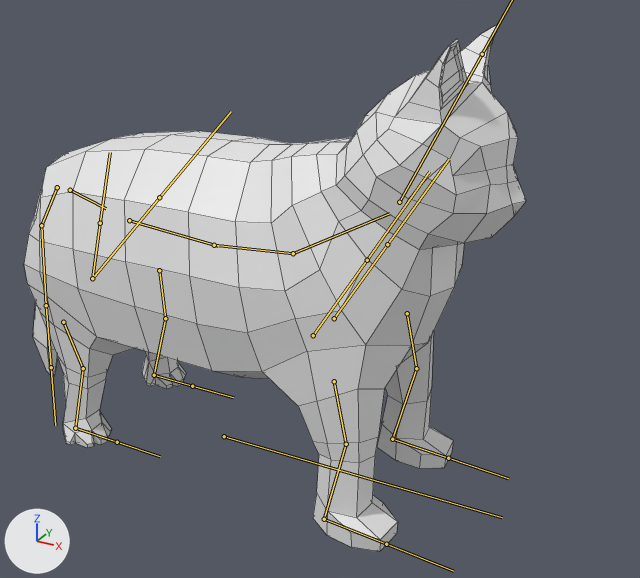
Two versions of the FBX model Assets/Models/Millie.fbx, one commit apart.
One viewpoint serves both versions: a camera (50 mm lens) standing at (1.87, -3.16, 2.53) and looking at (-0.06, 0.34, 0.77). Arrows for +X, +Y and +Z are at lower left; the lights stay in place. The bones that bend it are drawn over the model as lines. Mesh edges are drawn as thin lines.

Names of what the first picture shows: 'Millie'.
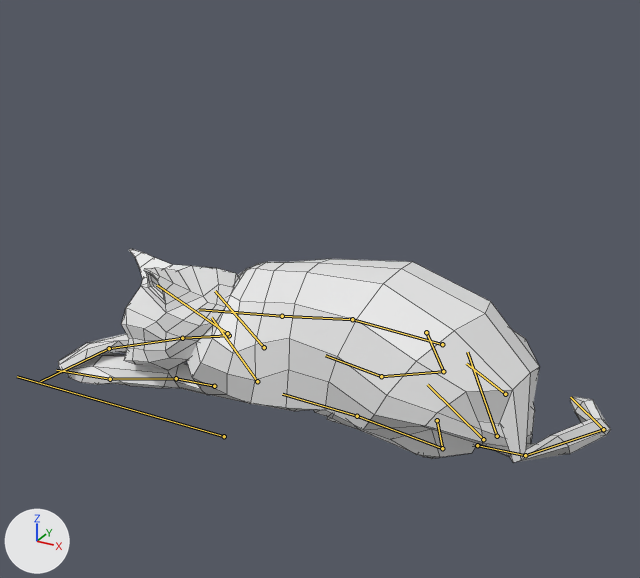
The newer file adds an action. The first version stands in its rest pose; the second is drawn at frame 1 of the action 'metarig|Relax_3'.

What differs and where, as boxes (x1, y1, x2, y2) in the pictures (640 x 578 px):
'Millie', posed (10% wider, 59% shorter): before (24, 25, 526, 551); after (58, 249, 611, 463)
bone 'spine.008', root to tip: before (224, 436) to (502, 517); after (224, 436) to (17, 376)
bone 'spine.004', root to tip: before (70, 190) to (106, 208); after (505, 394) to (466, 363)
bone 'spine.003', root to tip: before (57, 187) to (41, 225); after (477, 445) to (525, 455)
bone 'spine.002', root to tip: before (41, 225) to (46, 305); after (525, 455) to (603, 429)
bone 'spine.001', root to tip: before (46, 305) to (51, 367); after (603, 429) to (570, 397)
bone 'spine.005', root to tip: before (129, 220) to (218, 246); after (442, 344) to (349, 318)
bone 'spine.006', root to tip: before (214, 245) to (293, 253); after (352, 319) to (282, 316)
bone 'spine.007', root to tip: before (293, 253) to (389, 213); after (282, 316) to (199, 309)
bone 'front_shin.L', root to tip: before (407, 313) to (416, 368); after (229, 335) to (182, 338)
bone 'front_foot.L', root to tip: before (416, 368) to (392, 439); after (182, 338) to (109, 348)
bone 'front_toe.L', root to tip: before (392, 439) to (448, 458); after (109, 348) to (40, 381)
bone 'front_shin.R', root to tip: before (334, 381) to (346, 444); after (214, 386) to (176, 378)
bone 'front_foot.R', root to tip: before (346, 444) to (324, 519); after (176, 378) to (110, 379)
bone 'front_toe.R', root to tip: before (324, 519) to (386, 544); after (110, 379) to (56, 370)
bone 'spine.009', root to tip: before (399, 202) to (482, 54); after (227, 333) to (157, 285)
bone 'breast.L', root to tip: before (334, 318) to (387, 244); after (264, 347) to (215, 291)
bone 'breast.R', root to tip: before (313, 335) to (367, 260); after (257, 381) to (211, 317)
bone 'pelvis.L', root to tip: before (92, 278) to (159, 197); after (497, 436) to (467, 352)
bone 'pelvis.R', root to tip: before (92, 278) to (100, 223); after (483, 439) to (427, 384)
bone 'shin.L', root to tip: before (159, 270) to (165, 318); after (426, 332) to (443, 371)
bone 'foot.L', root to tip: before (165, 318) to (154, 375); after (443, 371) to (381, 376)
bone 'toe.L', root to tip: before (154, 375) to (192, 386); after (381, 376) to (325, 355)
bone 'shin.R', root to tip: before (63, 322) to (83, 368); after (437, 420) to (442, 448)
bone 'foot.R', root to tip: before (83, 368) to (75, 428); after (442, 448) to (357, 416)
bone 'toe.R', root to tip: before (75, 428) to (117, 442); after (357, 416) to (282, 394)

The edits, one by one:
Bone 'spine.008' (bone_spine_008) turns from (0, 0, 0) to (0, 0, -180) degrees about its own x, y and z.
Bone 'spine.008' (bone_spine_008) is rescaled from (1.0, 1.0, 1.0) to (-1.0, 1.0, 1.0).
Bone 'spine.004' (bone_spine_004) moves from (0.0, 0.0, 0.0) to (0.502, -0.195, 0.995).
Bone 'spine.004' (bone_spine_004) turns from (0, 0, 0) to (-41, -2, -10) degrees about its own x, y and z.
Bone 'spine.003' (bone_spine_003) moves from (0.0, 0.0, 0.0) to (-0.305, 0.061, -0.03).
Bone 'spine.003' (bone_spine_003) turns from (0, 0, 0) to (42, 32, -39) degrees about its own x, y and z.
Bone 'spine.002' (bone_spine_002) turns from (0, 0, 0) to (-53, 135, -72) degrees about its own x, y and z.
Bone 'spine.001' (bone_spine_001) turns from (0, 0, 0) to (47, 2, -56) degrees about its own x, y and z.
Bone 'spine.005' (bone_spine_005) turns from (0, 0, 0) to (30, -6, 8) degrees about its own x, y and z.
Bone 'spine.005' (bone_spine_005) is rescaled from (1.0, 1.0, 1.0) to (0.84, 1.0, 0.78).
Bone 'spine.006' (bone_spine_006) turns from (0, 0, 0) to (23, -7, 2) degrees about its own x, y and z.
Bone 'spine.006' (bone_spine_006) is rescaled from (1.0, 1.0, 1.0) to (0.89, 0.99, 0.64).
Bone 'spine.007' (bone_spine_007) turns from (0, 0, 0) to (22, -22, -8) degrees about its own x, y and z.
Bone 'spine.007' (bone_spine_007) is rescaled from (1.0, 1.0, 1.0) to (1.13, 1.02, 1.47).
Bone 'front_shin.L' (bone_front_shin_l) moves from (0.0, 0.0, 0.0) to (-0.14, -0.379, -0.119).
Bone 'front_shin.L' (bone_front_shin_l) turns from (0, 0, 0) to (-99, 21, 0) degrees about its own x, y and z.
Bone 'front_foot.L' (bone_front_foot_l) turns from (0, 0, 0) to (-19, 6, 7) degrees about its own x, y and z.
Bone 'front_toe.L' (bone_front_toe_l) turns from (0, 0, 0) to (-121, -14, -3) degrees about its own x, y and z.
Bone 'front_shin.R' (bone_front_shin_r) moves from (0.0, 0.0, 0.0) to (0.375, -0.046, -0.139).
Bone 'front_shin.R' (bone_front_shin_r) turns from (0, 0, 0) to (-94, -22, -82) degrees about its own x, y and z.
Bone 'front_shin.R' (bone_front_shin_r) is rescaled from (1.0, 1.0, 1.0) to (1.0, 0.87, 1.0).
Bone 'front_foot.R' (bone_front_foot_r) turns from (0, 0, 0) to (-41, -24, 36) degrees about its own x, y and z.
Bone 'front_toe.R' (bone_front_toe_r) turns from (0, 0, 0) to (-104, 20, 6) degrees about its own x, y and z.
Bone 'spine.009' (bone_spine_009) moves from (0.0, 0.0, 0.0) to (0.085, -0.302, 0.021).
Bone 'spine.009' (bone_spine_009) turns from (0, 0, 0) to (-10, -8, 46) degrees about its own x, y and z.
Bone 'spine.009' (bone_spine_009) is rescaled from (1.0, 1.0, 1.0) to (1.11, 1.17, 1.21).
Bone 'breast.L' (bone_breast_l) moves from (0.0, 0.0, 0.0) to (0.159, 0.233, 0.003).
Bone 'breast.L' (bone_breast_l) turns from (0, 0, 0) to (-23, 12, 20) degrees about its own x, y and z.
Bone 'breast.R' (bone_breast_r) moves from (0.0, 0.0, 0.0) to (0.124, 0.055, 0.141).
Bone 'breast.R' (bone_breast_r) turns from (0, 0, 0) to (-27, 14, 12) degrees about its own x, y and z.
Bone 'pelvis.L' (bone_pelvis_l) moves from (0.0, 0.0, 0.0) to (-0.009, -0.15, 0.001).
Bone 'pelvis.R' (bone_pelvis_r) moves from (0.0, 0.0, 0.0) to (0.024, -0.079, -0.151).
Bone 'pelvis.R' (bone_pelvis_r) turns from (0, 0, 0) to (1, 1, 1) degrees about its own x, y and z.
Bone 'shin.L' (bone_shin_l) moves from (0.0, 0.0, 0.0) to (-0.112, -0.204, -0.366).
Bone 'shin.L' (bone_shin_l) turns from (0, 0, 0) to (43, -5, -5) degrees about its own x, y and z.
Bone 'foot.L' (bone_foot_l) turns from (0, 0, 0) to (-118, 0, -2) degrees about its own x, y and z.
Bone 'toe.L' (bone_toe_l) turns from (0, 0, 0) to (-74, 0, 0) degrees about its own x, y and z.
Bone 'toe.L' (bone_toe_l) is rescaled from (1.0, 1.0, 1.0) to (1.0, 0.9, 1.26).
Bone 'shin.R' (bone_shin_r) moves from (0.0, 0.0, 0.0) to (0.047, -0.117, -0.035).
Bone 'shin.R' (bone_shin_r) turns from (0, 0, 0) to (22, 13, 0) degrees about its own x, y and z.
Bone 'shin.R' (bone_shin_r) is rescaled from (1.0, 1.0, 1.0) to (1.33, 0.9, 1.34).
Bone 'foot.R' (bone_foot_r) turns from (0, 0, 0) to (-118, -16, 18) degrees about its own x, y and z.
Bone 'toe.R' (bone_toe_r) turns from (0, 0, 0) to (-106, -4, 16) degrees about its own x, y and z.
Bone 'toe.R' (bone_toe_r) is rescaled from (1.0, 1.0, 1.0) to (1.0, 0.9, 1.26).
